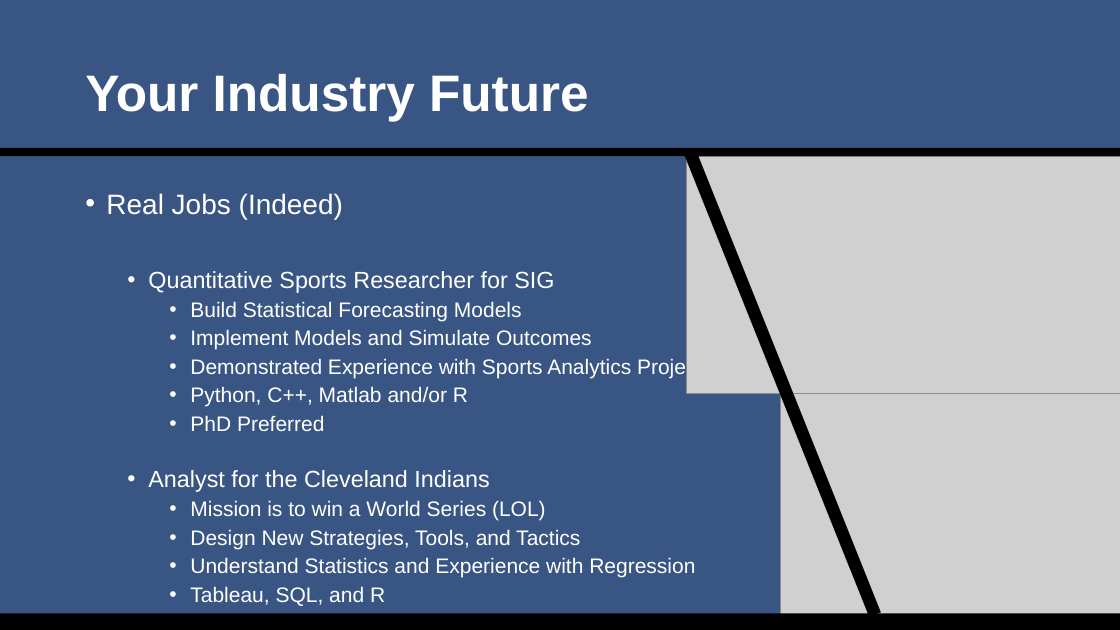
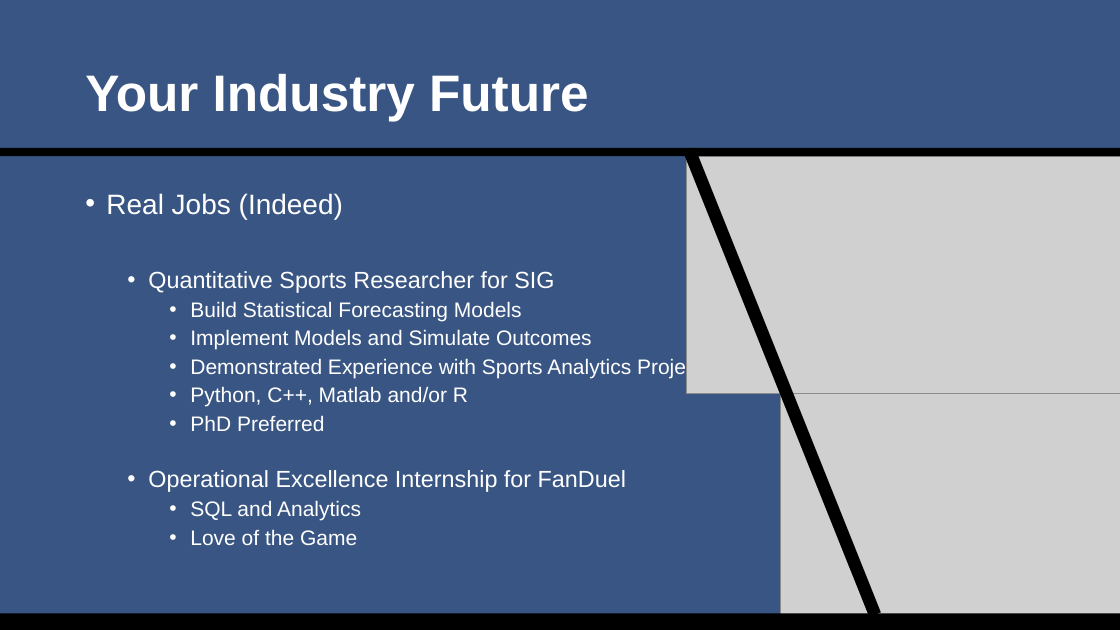
Before and after one commit to SuperMarioGiacomazzo/STOR538_WEBSITE, a slide deck: slide 13 of Slides/Sports Analytics 3/Sports_Analytics_3_Lecture.pptx. Drawn at 1120x630 pixels with LibreOffice and Linux fonts; fonts in the diff are those of the drawing; grey boxes stand for pictures. Boxes give left, top, right and bottom in pixels: in the first picture for what was removed or moved away, otherwise in the second. Text is boxed around its words. In the diff, an @@ line names an element or a change of style, - is before the commit and + after.

```diff
--- a/Slides/Sports Analytics 3/Sports_Analytics_3_Lecture.pptx
+++ b/Slides/Sports Analytics 3/Sports_Analytics_3_Lecture.pptx
@@ text at [148,470,626,545]: text changed; size 18 to 20 pt @@
-  • Analyst for the Cleveland Indians
-    • Mission is to win a World Series (LOL)
-    • Design New Strategies, Tools, and Tactics
-    • Understand Statistics and Experience with Regression
-    • Tableau, SQL, and R
+  • Operational Excellence Internship for FanDuel
+    • SQL and Analytics
+    • Love of the Game
```
Also in this commit, not shown: 4 other slides changed, 1 slide added, 2 slides removed, 5 other files.
